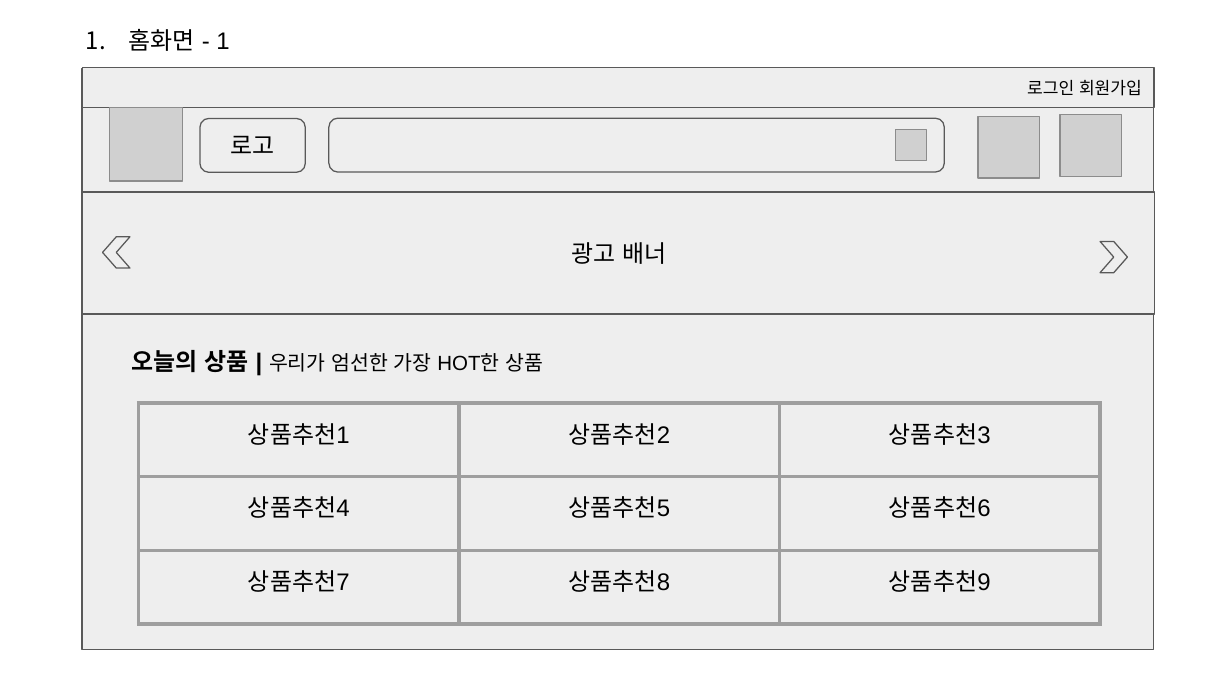
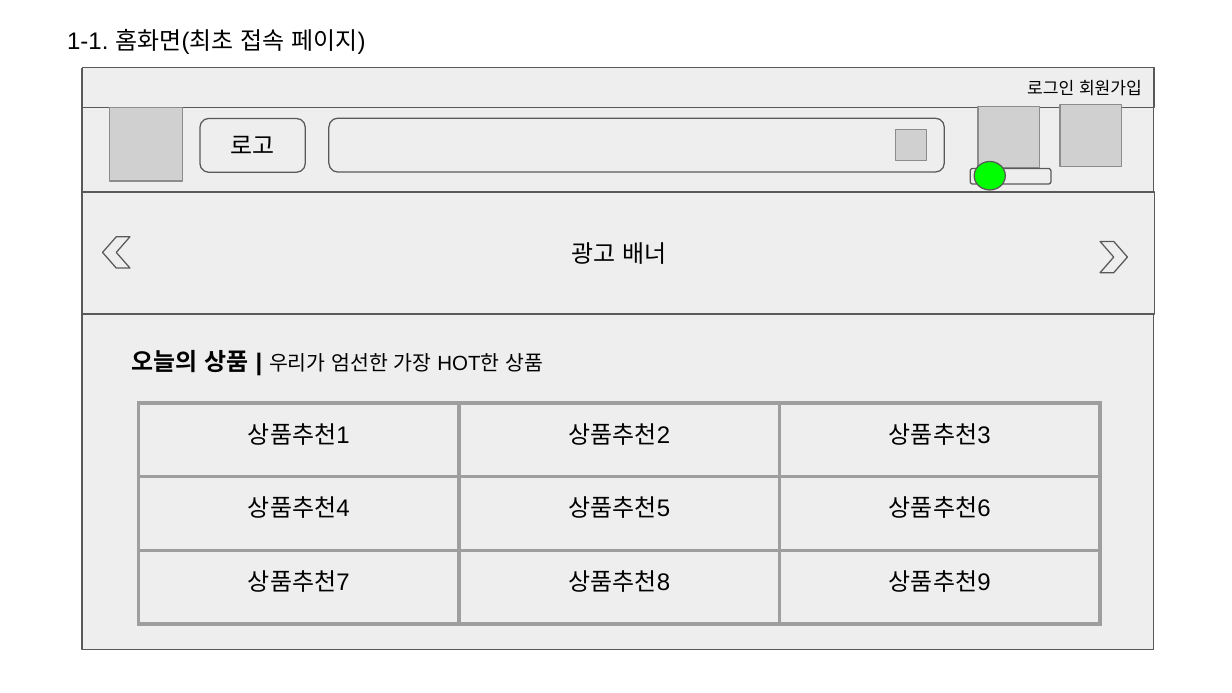
Before and after one commit to smileeeey/DDoreka, a slide deck: slide 1 of doc/공통 프로젝트(쇼핑몰).pptx. Drawn at 1232x693 pixels with LibreOffice and Linux fonts; fonts in the diff are those of the drawing; grey boxes stand for pictures. Boxes give left, top, right and bottom in pixels: in the first picture for what was removed or moved away, otherwise in the second. Text is boxed around its words. In the diff, an @@ line names an element or a change of style, - is before the commit and + after.

```diff
--- a/doc/공통 프로젝트(쇼핑몰).pptx
+++ b/doc/공통 프로젝트(쇼핑몰).pptx
@@ text at bbox=[67, 29, 365, 54]: text changed @@
-1. 홈화면 - 1
+1-1. 홈화면(최초 접속 페이지)
@@ picture: place and size @@
-picture at bbox=[978, 117, 1040, 179]
+picture at bbox=[978, 106, 1040, 168]
@@ picture: place and size @@
-picture at bbox=[1060, 115, 1121, 176]
+picture at bbox=[1060, 105, 1121, 166]
@@ rounded rectangle added at bbox=[971, 169, 1052, 185], fill #EEEEEE, outline #595959 0.75 pt @@
@@ ellipse added at bbox=[975, 161, 1005, 190], fill #00FF00, outline #595959 0.75 pt @@
```
Also in this commit, not shown: 11 other slides changed, 17 slides added, 4 other files.
